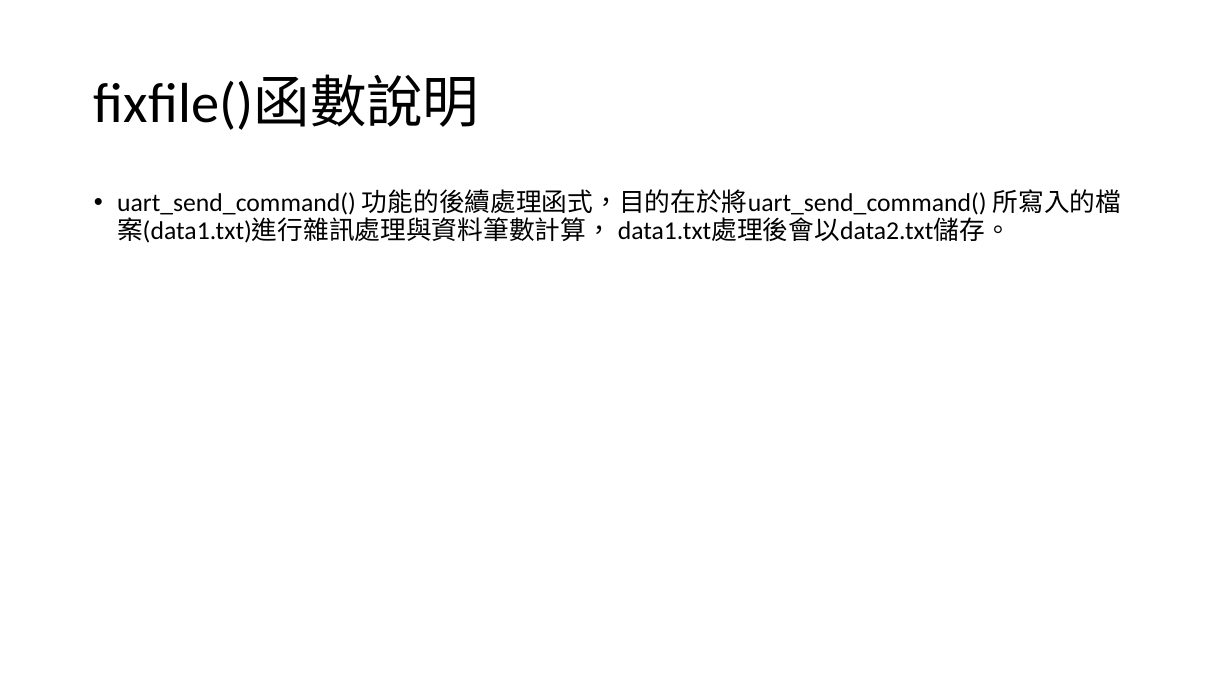
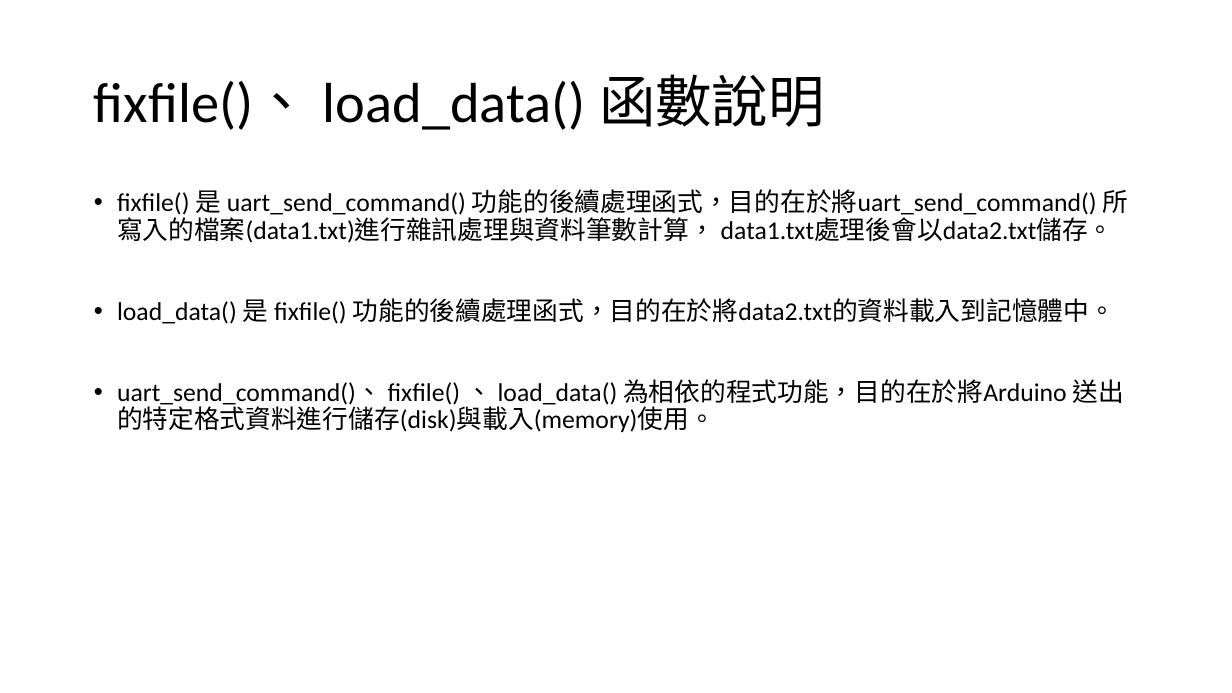
Before and after one commit to mskhrk/nttu_smartCar, a slide deck: slide 3 of document/運作流程圖.pptx. Drawn at 1232x693 pixels with LibreOffice and Linux fonts; fonts in the diff are those of the drawing. Boxes give left, top, right and bottom in pixels: in the first picture for what was removed or moved away, otherwise in the second. Text is boxed around its words. In the diff, an @@ line names an element or a change of style, - is before the commit and + after.

```diff
--- a/document/運作流程圖.pptx
+++ b/document/運作流程圖.pptx
@@ title at [94,74,825,130]: text changed @@
-fixfile()函數說明
+fixfile()、 load_data() 函數說明
@@ text at [117,189,1129,432]: text changed @@
-• uart_send_command() 功能的後續處理函式，目的在於將uart_send_command() 所寫入的檔案(data1.txt)進行雜訊處理與資料筆數計算， data1.txt處理後會以data2.txt儲存。
+• fixfile() 是 uart_send_command() 功能的後續處理函式，目的在於將uart_send_command() 所寫入的檔案(data1.txt)進行雜訊處理與資料筆數計算， data1.txt處理後會以data2.txt儲存。
+• load_data() 是 fixfile() 功能的後續處理函式，目的在於將data2.txt的資料載入到記憶體中。
+• uart_send_command()、 fixfile() 、 load_data() 為相依的程式功能，目的在於將Arduino 送出的特定格式資料進行儲存(disk)與載入(memory)使用。
```
Also in this commit, not shown: 4 other slides changed, 4 slides added, 1 slide removed, 6 other files.
